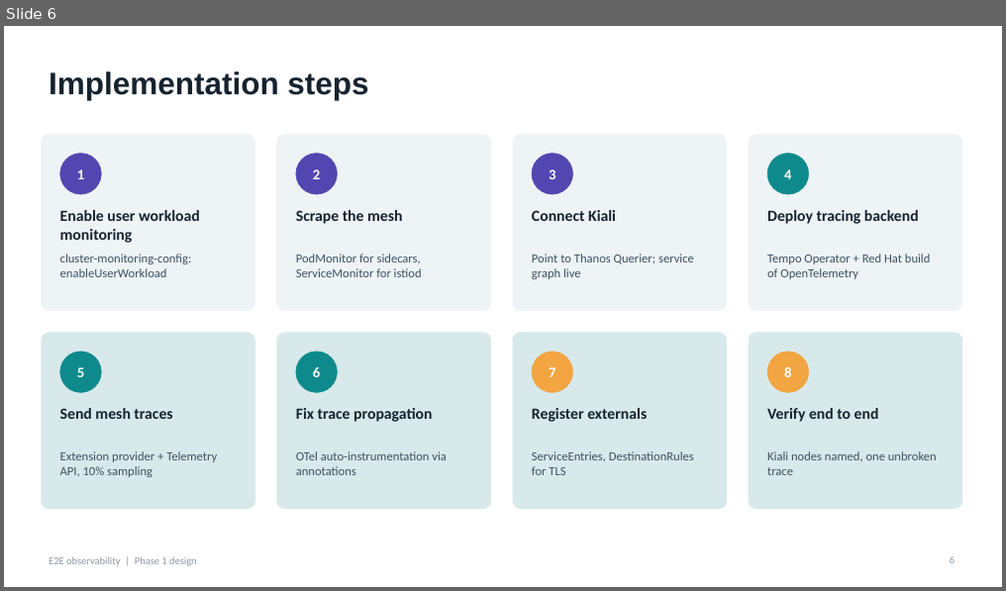
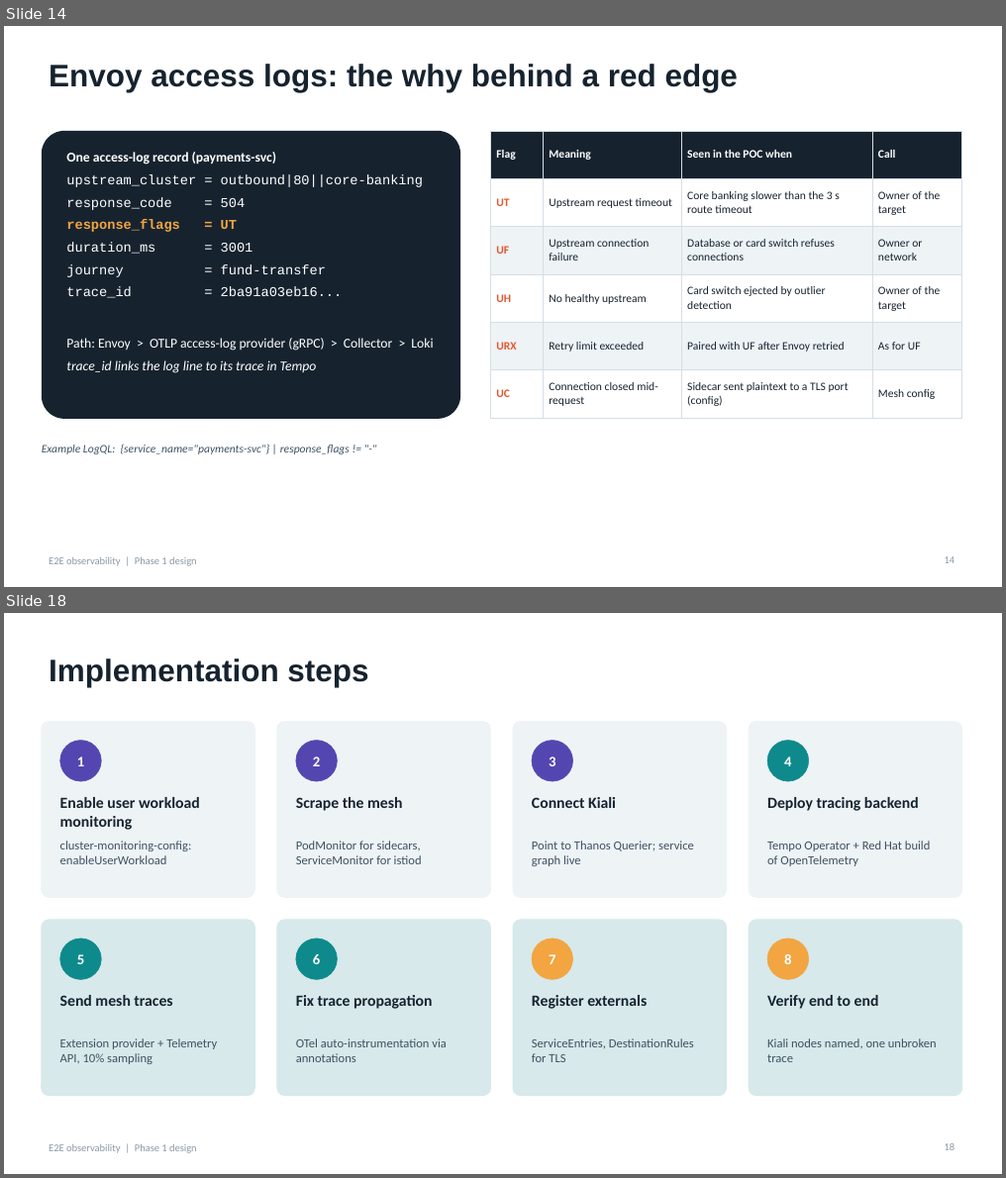
Before and after one commit to canpolatoral/monitoring-poc, a slide deck: docs/e2e_observability_design.pptx. Shown one above the other, each under a label of ours: slide 6 before the commit, slides 14 and 18 after it; the slides between them are not shown. The pictures are 1006x591 and 1006x1178 pixels, drawn with LibreOffice and Linux fonts; fonts in the diff are those of the drawing. Boxes give left, top, right and bottom in pixels: in the first picture for what was removed or moved away, otherwise in the second. Text is boxed around its words. In the diff, an @@ line names an element or a change of style, - is before the commit and + after.

```diff
--- a/docs/e2e_observability_design.pptx
+++ b/docs/e2e_observability_design.pptx
@@ slide 14 added at (4,26,1002,587), background #FFFFFF; not listed: 1 template element that a slide beside it also shows @@
@@ title added at (49,64,738,92), 30 pt, text #16232F, bold @@
+Envoy access logs: the why behind a red edge
@@ rounded rectangle added at (42,131,460,419), fill #16232F, 13 pt, text #FFFFFF @@
+One access-log record (payments-svc)
+upstream_cluster = outbound|80||core-banking
+response_code = 504
+response_flags = UT
+duration_ms = 3001
+journey = fund-transfer
+trace_id = 2ba91a03eb16...
+Path: Envoy > OTLP access-log provider (gRPC) > Collector > Loki
+trace_id links the log line to its trace in Tempo
@@ table added at (491,131,962,418), 6 rows, 4 columns @@
+Flag | Meaning | Seen in the POC when | Call
+UT | Upstream request timeout | Core banking slower than the 3 s route timeout | Owner of the target
+UF | Upstream connection failure | Database or card switch refuses connections | Owner or network
+UH | No healthy upstream | Card switch ejected by outlier detection | Owner of the target
+URX | Retry limit exceeded | Paired with UF after Envoy retried | As for UF
+UC | Connection closed mid-request | Sidecar sent plaintext to a TLS port (config) | Mesh config
@@ text added at (42,444,350,455), 11 pt, text #3E5263, italic @@
+Example LogQL: {service_name="payments-svc"} | response_flags != "-"
@@ page number added at (944,557,955,564), 10 pt, text #8A99A6 @@
+14
@@ what was slide 6 is now slide 18 @@
@@ page number at (944,1144,955,1151): text changed @@
-6
+18
```
Also in this commit, not shown: 11 other slides added, 6 other files.
